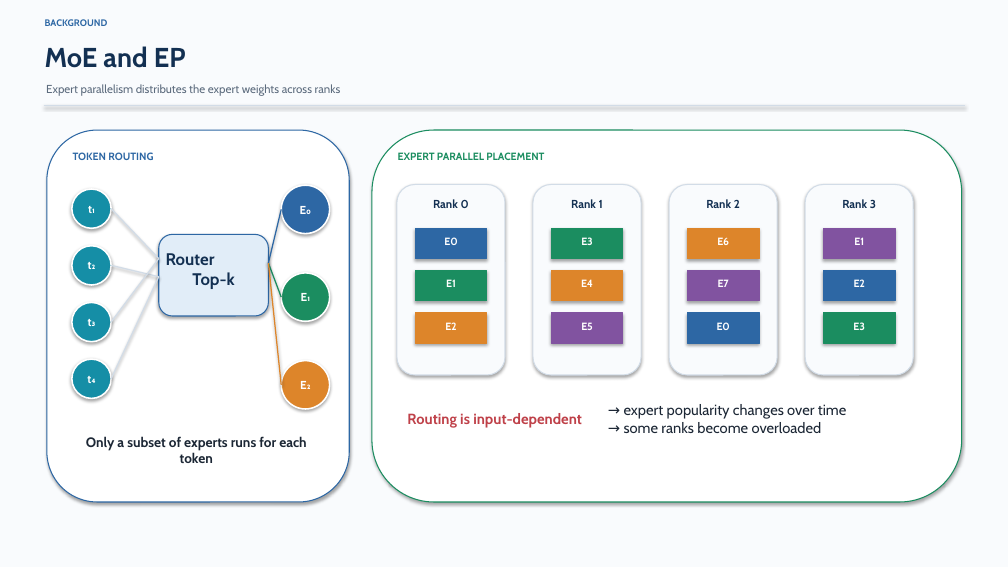
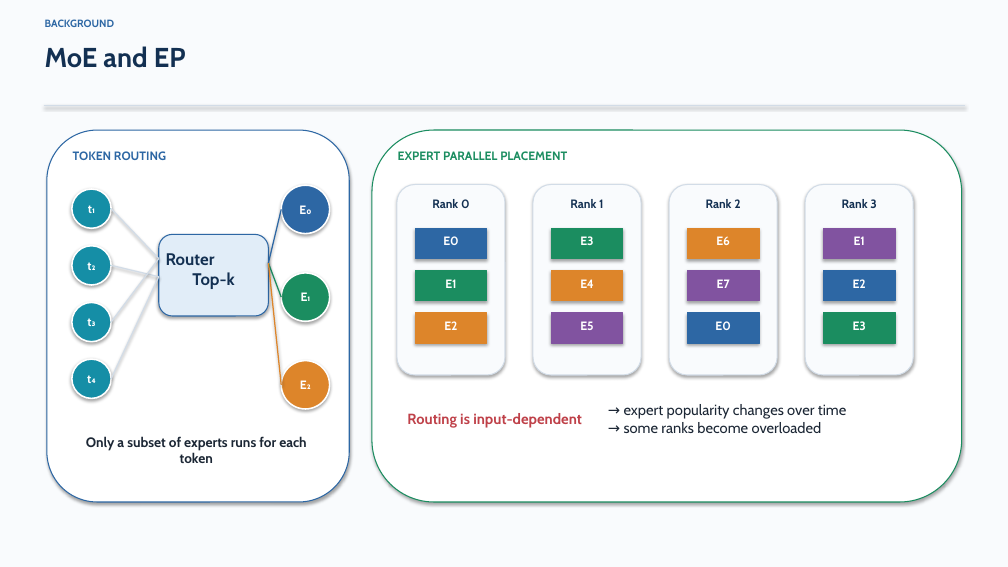
Before and after one commit to DOCCA0/vllm, a slide deck: slide 3 of benchmarks/eplb_rebalance/presentation/eplb_migration_batching.pptx. Drawn at 1008x567 pixels with LibreOffice and Linux fonts; fonts in the diff are those of the drawing. Boxes give left, top, right and bottom in pixels: in the first picture for what was removed or moved away, otherwise in the second. Text is boxed around its words. In the diff, an @@ line names an element or a change of style, - is before the commit and + after.

```diff
--- a/benchmarks/eplb_rebalance/presentation/eplb_migration_batching.pptx
+++ b/benchmarks/eplb_rebalance/presentation/eplb_migration_batching.pptx
@@ text "BACKGROUND" at box(45, 19, 114, 27): size 9 to 10 pt @@
@@ text removed at box(46, 84, 341, 96) @@
-Expert parallelism distributes the expert weights across ranks
@@ size 11 to 11.5 pt in 5 elements at box(87, 262, 95, 270), box(432, 199, 470, 208), box(570, 199, 603, 208), box(706, 199, 740, 208), box(842, 199, 877, 208) @@
@@ size 10 to 11.5 pt in 11 elements at box(73, 151, 166, 160), box(398, 151, 567, 160), box(443, 236, 458, 245), box(445, 279, 456, 288), box(444, 321, 457, 330), box(580, 236, 593, 245), box(580, 321, 593, 330), box(716, 236, 730, 245), box(715, 321, 730, 330), box(854, 236, 865, 245), box(853, 321, 866, 330) @@
```
Also in this commit, not shown: 13 other slides changed, 1 slide added, 5 slides removed, 2 other files.
